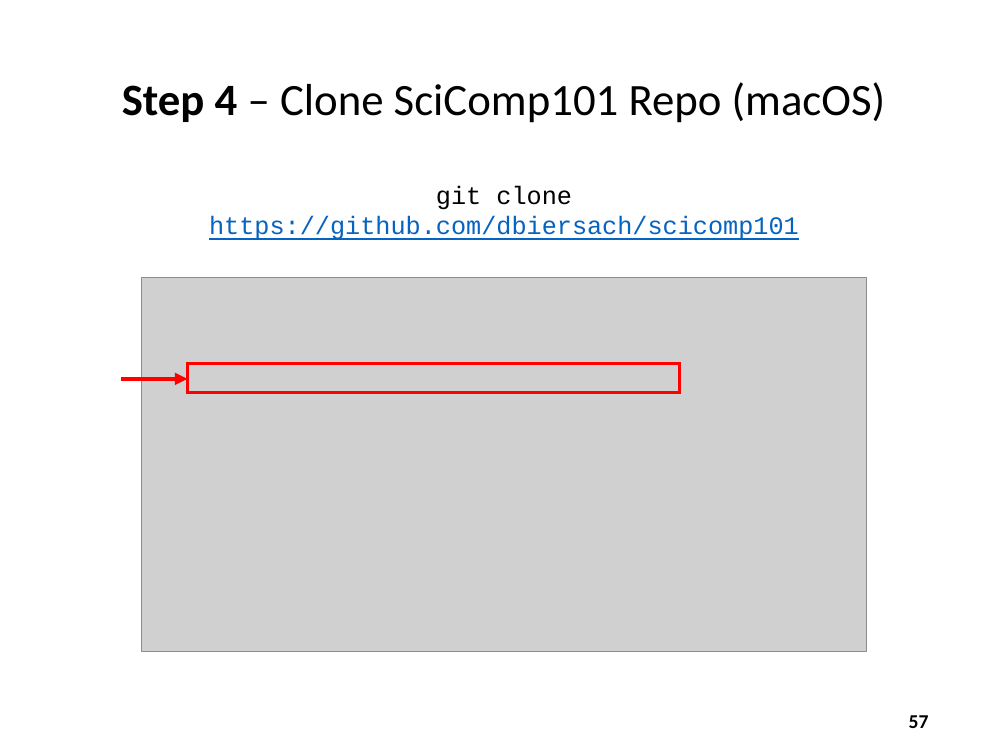
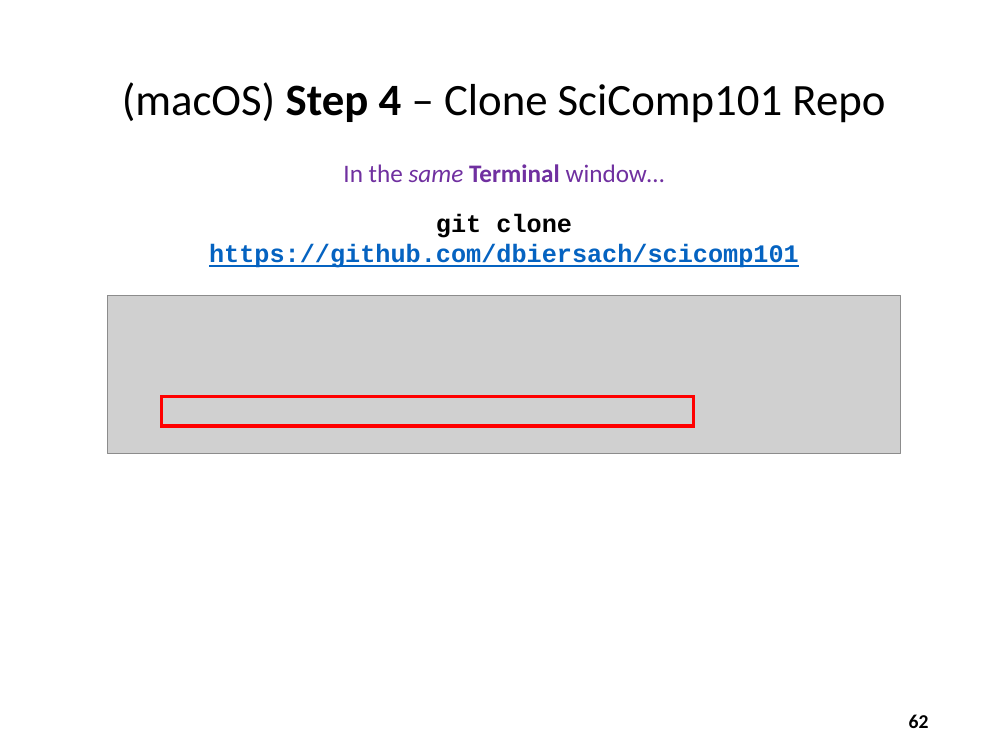
Before and after one commit to dbiersach/scicomp101, a slide deck: slide 62 of Session 01 - Introducing Scientific Computing/Session 01 - Introducing Scientific Computing.pptx (slide 57 before the commit). Drawn at 1008x756 pixels with LibreOffice and Linux fonts; fonts in the diff are those of the drawing; grey boxes stand for pictures. Boxes give left, top, right and bottom in pixels: in the first picture for what was removed or moved away, otherwise in the second. Text is boxed around its words. In the diff, an @@ line names an element or a change of style, - is before the commit and + after.

```diff
--- a/Session 01 - Introducing Scientific Computing/Session 01 - Introducing Scientific Computing.pptx
+++ b/Session 01 - Introducing Scientific Computing/Session 01 - Introducing Scientific Computing.pptx
@@ title at box(122, 82, 885, 123): text changed @@
-Step 4 – Clone SciComp101 Repo (macOS)
+(macOS) Step 4 – Clone SciComp101 Repo
@@ text added at box(343, 164, 665, 182), 18 pt, text #7030A0 @@
+In the same Terminal window…
@@ text "git clone https://github.com/dbiersach/scicomp101": place and size @@
-text "git clone https://github.com/dbiersach/scicomp101" at box(209, 186, 799, 240)
+text "git clone https://github.com/dbiersach/scicomp101" at box(209, 213, 799, 268)
@@ text "git clone https://github.com/dbiersach/scicomp101" at box(209, 213, 799, 268): bold on @@
@@ picture added at box(107, 295, 900, 454) @@
@@ picture removed at box(141, 277, 866, 651) @@
@@ arrow removed from (121, 379) to (187, 379) @@
@@ rectangle: place and size @@
-rectangle at box(187, 364, 680, 393)
+rectangle at box(162, 397, 694, 426)
@@ page number at box(909, 714, 929, 728): text changed @@
-57
+62
```
Also in this commit, not shown: 14 other slides changed, 2 slides added.
